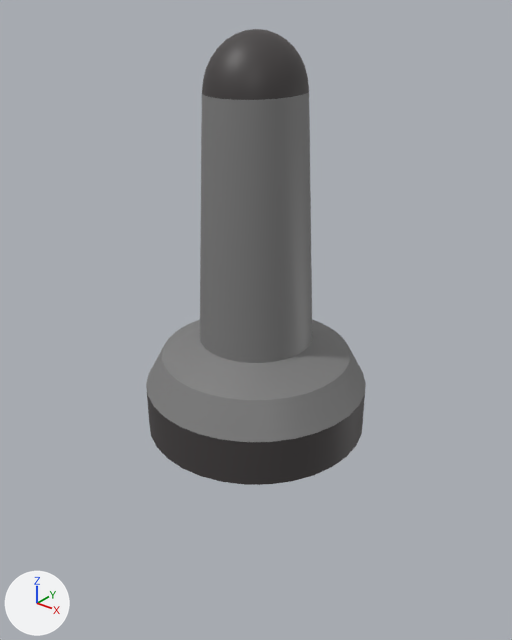
The FBX model Assets/1_Game/Models/spotlight/spotlight-base.fbx, before and after one commit.
The view is the same before and after, from a 50 mm lens placed at (0.705, -0.882, 0.75), pointed at (-0.002, 0.002, 0.202). Lighting does not change. The marker at lower left points along +X, +Y and +Z. Where no turn or scale is listed for an object, it has been applied to the vertices.

In view in the first picture: 'base'.
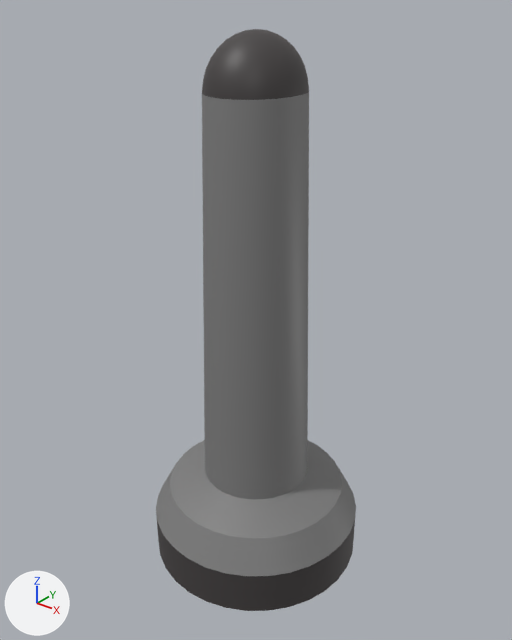
The newer file is also turned or shifted as a whole; pictures and numbers use the older file's frame.

Changed parts and their boxes (x1, y1, x2, y2) in the pictures (512 x 640 px; the box of a moved part takes in the faces that stretch with it):
'base', reshaped (9% narrower, 28% taller): before (146, 29, 366, 485); after (156, 29, 356, 611)
part 1 of me_cylinder_001, moved or reshaped: before (146, 115, 366, 485); after (156, 115, 356, 611)

Edits to the bpy script that builds the scene:
```text
Change me_cylinder_001:
    where me_cylinder_001.from_pydata(...)  # 385 vertices, 385 faces; spans x -0.2..0.2, y -0.2..0.2, z 0.001..0.68
    used by ob_base; location = (0.0, 0.0, 0.0)
    me_cylinder_001 part 1: all 128 vertices in x -0.2..0.2, y -0.2..0.2, z 0.001..0.173 are moved by (0.0, 0.0, -0.286)
```
